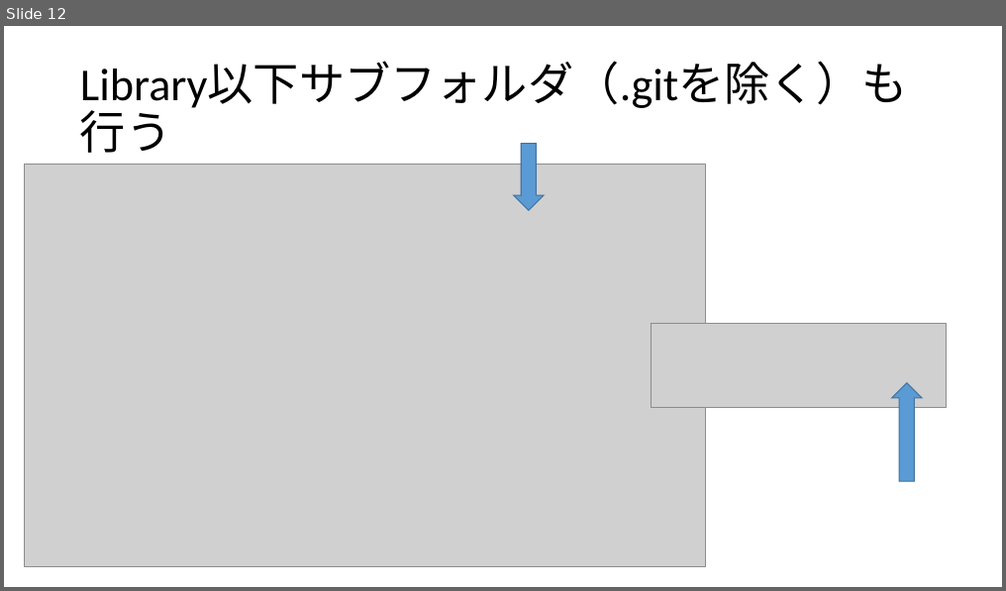
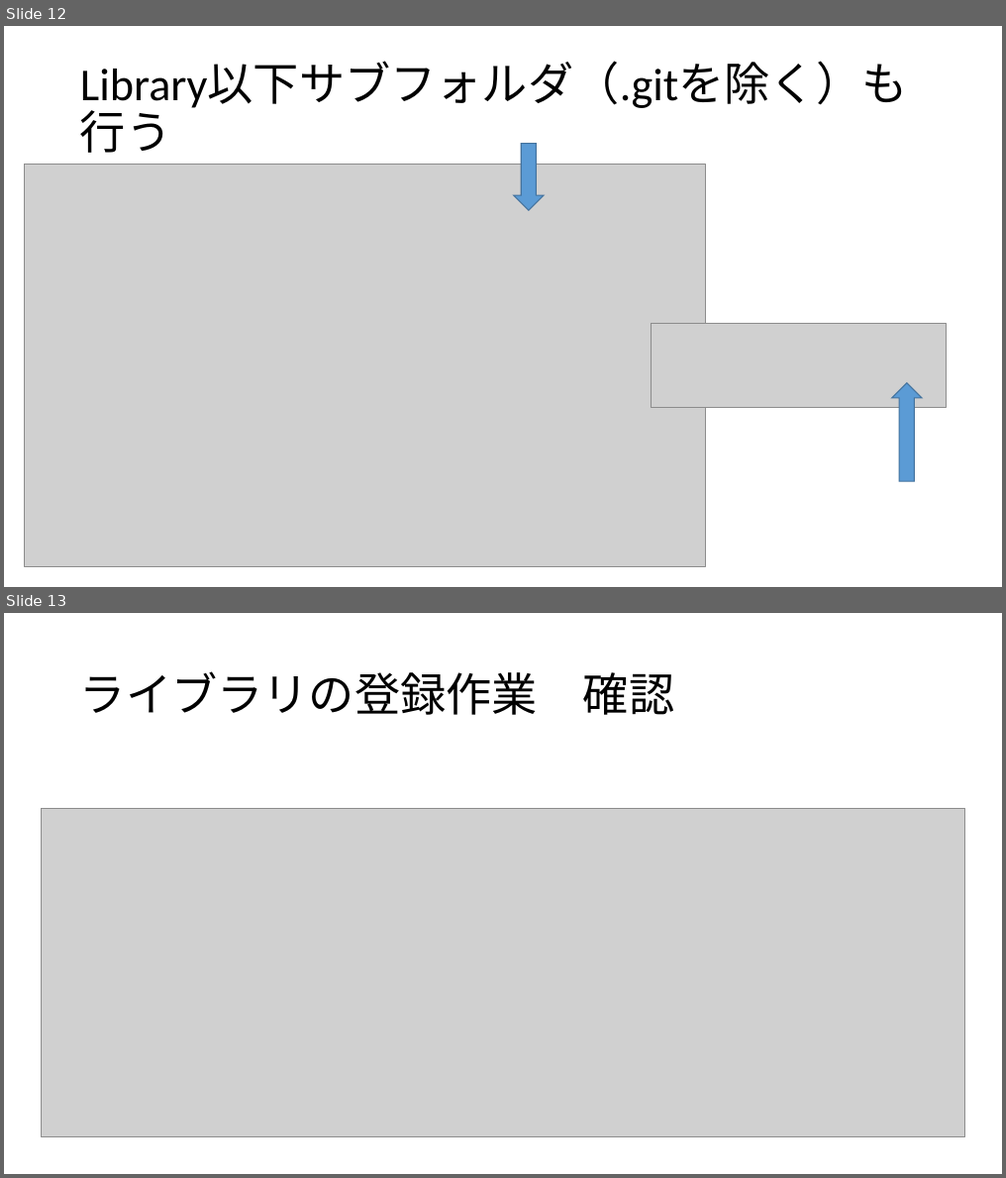
Before and after one commit to KogakuinRobotProject/DesignSparkPCB-Library, a slide deck: man/designsparkの導入.pptx. Shown one above the other, each under a label of ours: slide 12 before the commit, slides 12 and 13 after it. The pictures are 1006x591 and 1006x1178 pixels, drawn with LibreOffice and Linux fonts; fonts in the diff are those of the drawing; grey boxes stand for pictures. Boxes give left, top, right and bottom in pixels: in the first picture for what was removed or moved away, otherwise in the second. Text is boxed around its words. In the diff, an @@ line names an element or a change of style, - is before the commit and + after.

Commit message:
8.1での導入を確認しました。

```diff
--- a/man/designsparkの導入.pptx
+++ b/man/designsparkの導入.pptx
@@ slide 13 added at (4, 613, 1002, 1174), background #FFFFFF @@
@@ title added at (80, 671, 674, 715), 44 pt, text #000000 @@
+ライブラリの登録作業 確認
@@ picture added at (41, 808, 964, 1137) @@
```
Also in this commit, not shown: 3 slides changed, 6 other slides added, 7 slides removed.
